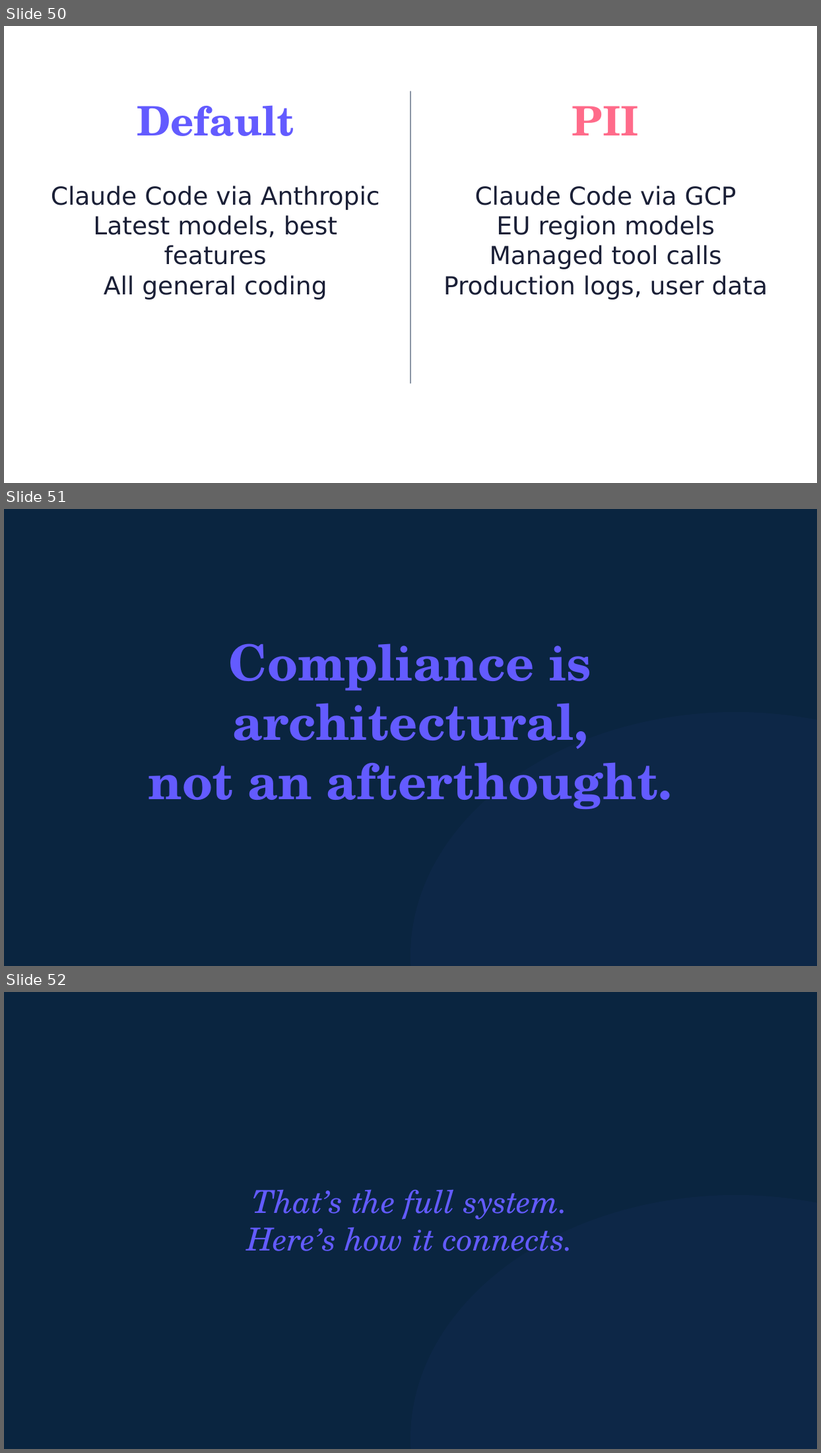
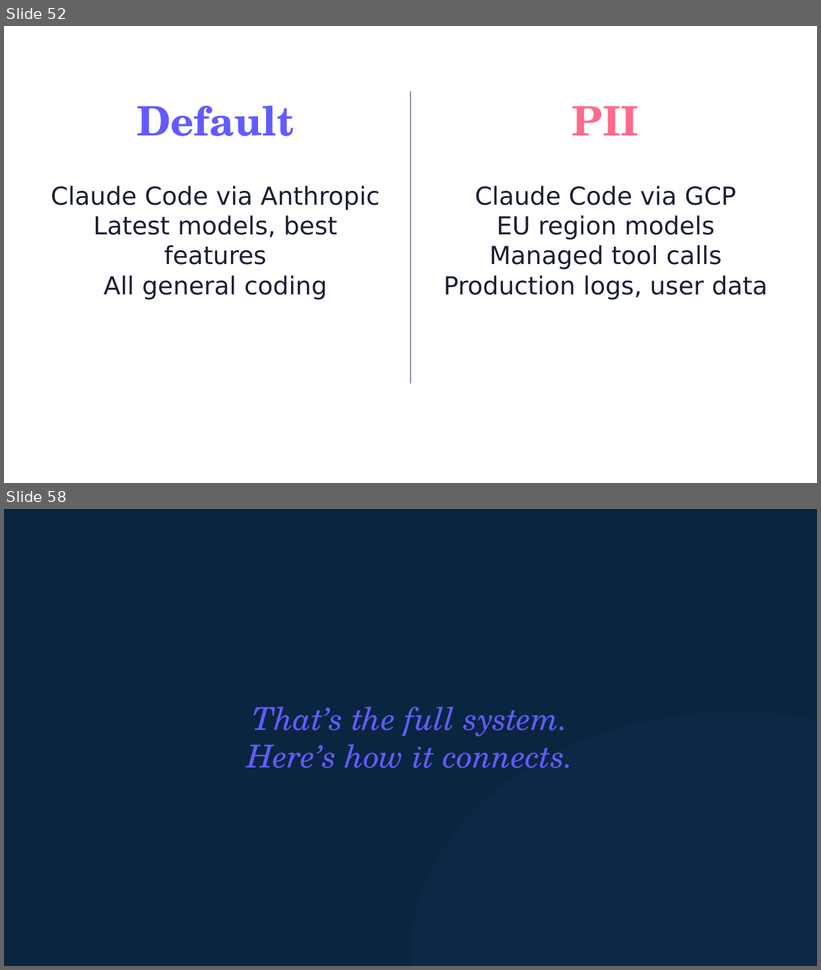
Before and after one commit to michaelengland/ai-best-practices, a slide deck: decks/builder/builder.pptx. Shown one above the other, each under a label of ours: slides 50, 51 and 52 before the commit, slides 52 and 58 after it; the slides between them are not shown. The pictures are 821x1453 and 821x970 pixels, drawn with LibreOffice and Linux fonts; fonts in the diff are those of the drawing. Boxes give left, top, right and bottom in pixels: in the first picture for what was removed or moved away, otherwise in the second. Text is boxed around its words. In the diff, an @@ line names an element or a change of style, - is before the commit and + after.

```diff
--- a/decks/builder/builder.pptx
+++ b/decks/builder/builder.pptx
@@ slide 51 removed at <box>4,509,817,966</box>, background #0A2540 @@
@@ text removed at <box>149,644,672,809</box> @@
-Compliance is architectural,
-not an afterthought.
@@ ellipse removed at <box>411,712,817,966</box> @@
@@ what was slide 50 is now slide 52 @@
@@ what was slide 52 is now slide 58 @@
```
Also in this commit, not shown: 6 slides changed, 12 slides added, 4 other slides removed, 6 other files.
